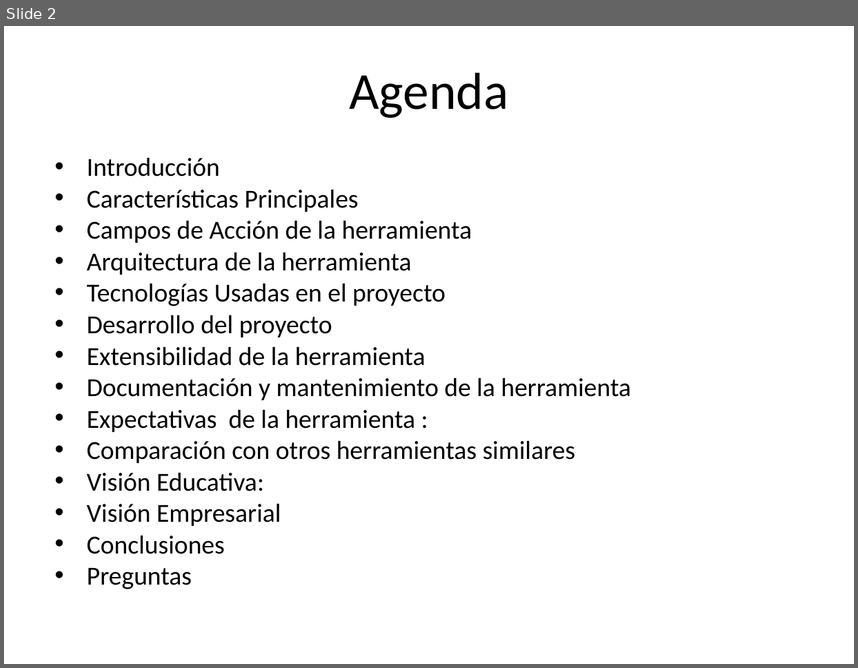
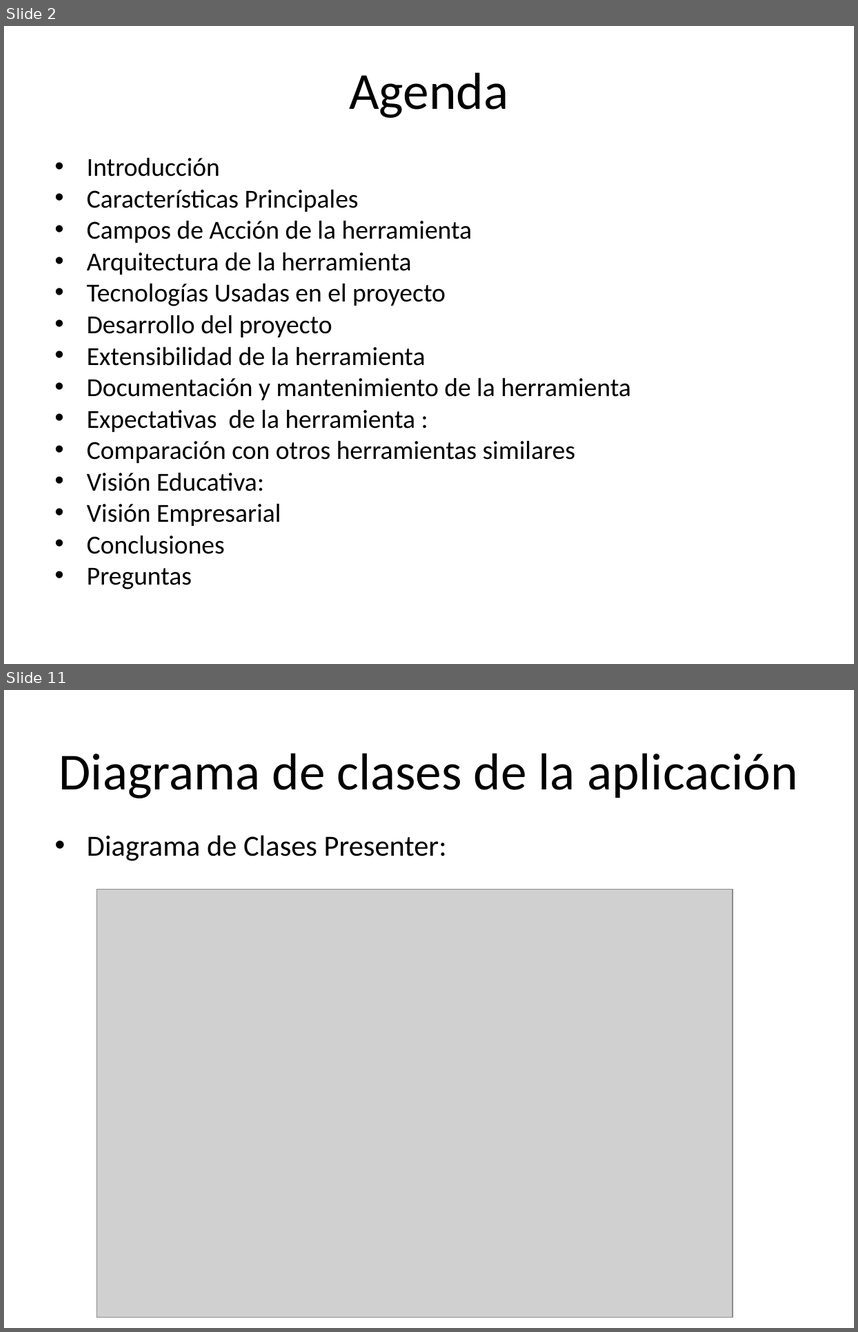
Before and after one commit to Xavinightshade/ipsimulator, a slide deck: presentacion/Presentacion Simulador Redes.ppt. Shown one above the other, each under a label of ours: slide 2 before the commit, slides 2 and 11 after it; the slides between them are not shown. The pictures are 858x668 and 858x1332 pixels, drawn with LibreOffice and Linux fonts; fonts in the diff are those of the drawing; grey boxes stand for pictures. Boxes give left, top, right and bottom in pixels: in the first picture for what was removed or moved away, otherwise in the second. Text is boxed around its words. In the diff, an @@ line names an element or a change of style, - is before the commit and + after.

```diff
--- a/presentacion/Presentacion Simulador Redes.ppt
+++ b/presentacion/Presentacion Simulador Redes.ppt
@@ slide 11 added at (x1=4, y1=690, x2=854, y2=1328), background #FFFFFF @@
@@ title added at (x1=59, y1=753, x2=798, y2=798), 44 pt, text #000000 @@
+Diagrama de clases de la aplicación
@@ text added at (x1=87, y1=835, x2=447, y2=861), 24.8 pt, text #000000 @@
+• Diagrama de Clases Presenter:
@@ picture added at (x1=96, y1=889, x2=733, y2=1317) @@
```
Also in this commit, not shown: 1 slide changed, 29 other slides added, 2 slides removed.
